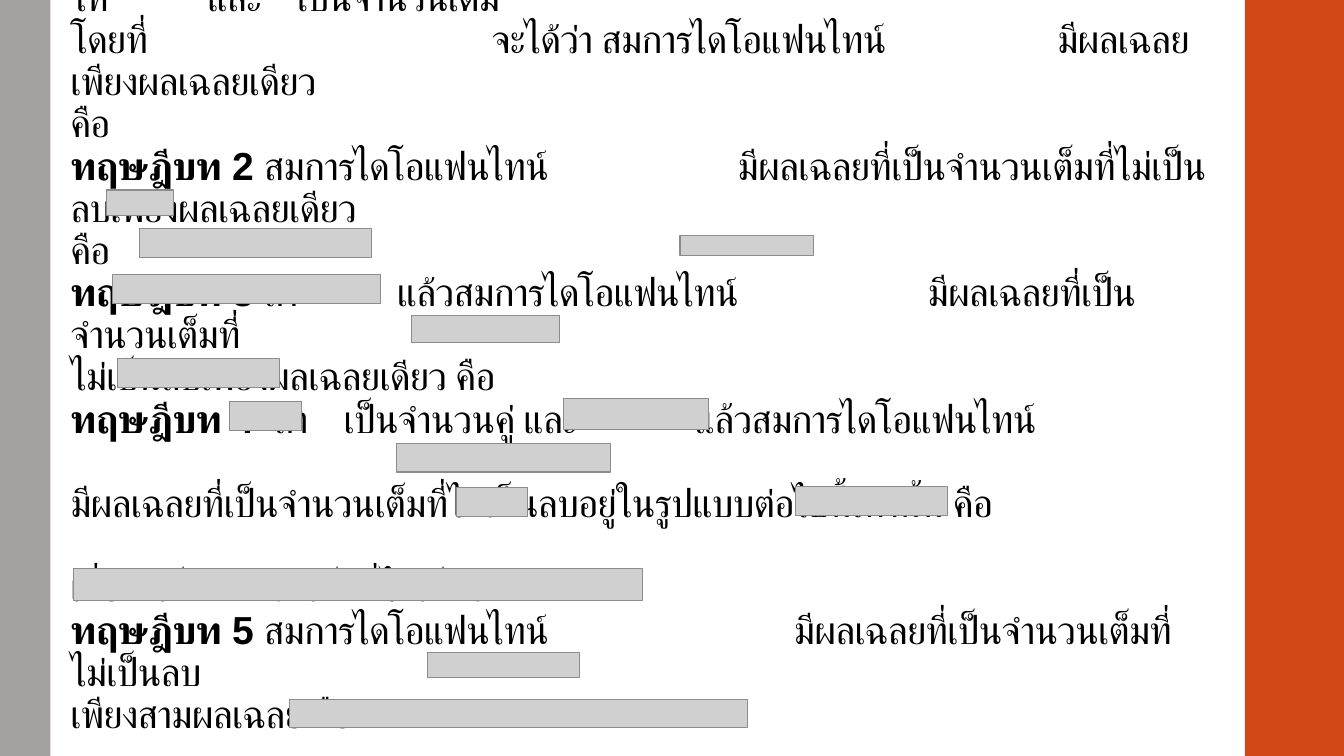
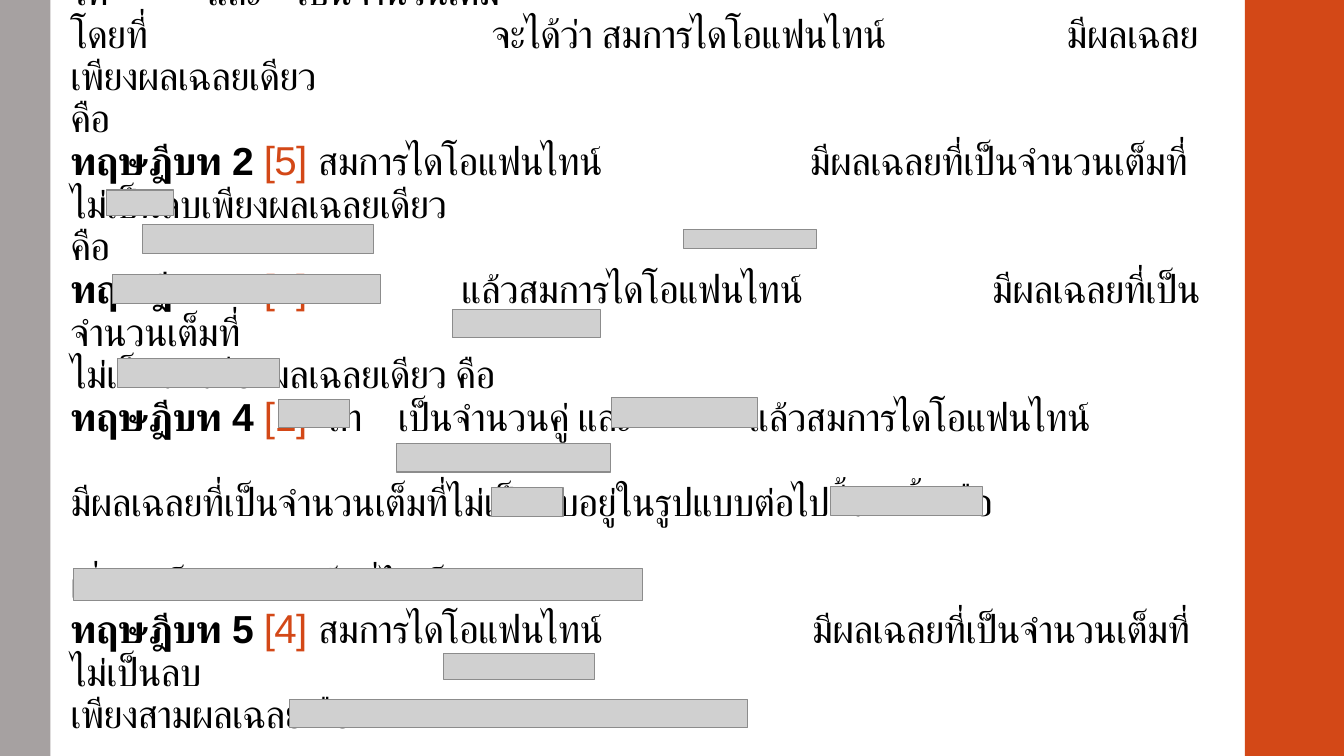
Before and after one commit to Chonthicha006/Seminar, a slide deck: slide 4 of Presentation1.pptx. Drawn at 1344x756 pixels with LibreOffice and Linux fonts; fonts in the diff are those of the drawing; grey boxes stand for pictures; background and template pictures are left out. Boxes give left, top, right and bottom in pixels: in the first picture for what was removed or moved away, otherwise in the second. Text is boxed around its words. In the diff, an @@ line names an element or a change of style, - is before the commit and + after.

```diff
--- a/Presentation1.pptx
+++ b/Presentation1.pptx
@@ title at (x1=70, y1=0, x2=1200, y2=739): text changed @@
-ทฤษฎีบท 1 (ข้อความคาดการณ์กาตาลัน)
-ให้ และ เป็นจำนวนเต็ม
-โดยที่ จะได้ว่า สมการไดโอแฟนไทน์ มีผลเฉลยเพียงผลเฉลยเดียว
-คือ
-ทฤษฎีบท 2 สมการไดโอแฟนไทน์ มีผลเฉลยที่เป็นจำนวนเต็มที่ไม่เป็นลบเพียงผลเฉลยเดียว
-คือ
-ทฤษฎีบท 3 ถ้า แล้วสมการไดโอแฟนไทน์ มีผลเฉลยที่เป็นจำนวนเต็มที่
-ไม่เป็นลบเพียงผลเฉลยเดียว คือ
-ทฤษฎีบท 4 ถ้า เป็นจำนวนคู่ และ แล้วสมการไดโอแฟนไทน์
-มีผลเฉลยที่เป็นจำนวนเต็มที่ไม่เป็นลบอยู่ในรูปแบบต่อไปนี้เท่านั้น คือ
-เมื่อ เป็นจำนวนเต็มที่ไม่เป็นลบ
-ทฤษฎีบท 5 สมการไดโอแฟนไทน์ มีผลเฉลยที่เป็นจำนวนเต็มที่ไม่เป็นลบ
-เพียงสามผลเฉลย คือ
+ทฤษฎีบท 1 [3] (ข้อความคาดการณ์กาตาลัน)
+ให้ และ เป็นจำนวนเต็ม
+โดยที่ จะได้ว่า สมการไดโอแฟนไทน์ มีผลเฉลยเพียงผลเฉลยเดียว
+คือ
+ทฤษฎีบท 2 [5] สมการไดโอแฟนไทน์ มีผลเฉลยที่เป็นจำนวนเต็มที่ไม่เป็นลบเพียงผลเฉลยเดียว
+คือ
+ทฤษฎีบท 3 [2] ถ้า แล้วสมการไดโอแฟนไทน์ มีผลเฉลยที่เป็นจำนวนเต็มที่
+ไม่เป็นลบเพียงผลเฉลยเดียว คือ
+ทฤษฎีบท 4 [1] ถ้า เป็นจำนวนคู่ และ แล้วสมการไดโอแฟนไทน์
+มีผลเฉลยที่เป็นจำนวนเต็มที่ไม่เป็นลบอยู่ในรูปแบบต่อไปนี้เท่านั้น คือ
+เมื่อ เป็นจำนวนเต็มที่ไม่เป็นลบ
+ทฤษฎีบท 5 [4] สมการไดโอแฟนไทน์ มีผลเฉลยที่เป็นจำนวนเต็มที่ไม่เป็นลบ
+เพียงสามผลเฉลย คือ
@@ picture moved from (x1=140, y1=229, x2=372, y2=257) to (x1=142, y1=225, x2=374, y2=253) @@
@@ picture moved from (x1=681, y1=236, x2=814, y2=255) to (x1=684, y1=230, x2=817, y2=249) @@
@@ picture moved from (x1=411, y1=316, x2=560, y2=343) to (x1=453, y1=310, x2=601, y2=337) @@
@@ picture moved from (x1=230, y1=402, x2=301, y2=431) to (x1=278, y1=399, x2=350, y2=427) @@
@@ picture moved from (x1=564, y1=398, x2=709, y2=429) to (x1=612, y1=397, x2=757, y2=427) @@
@@ picture moved from (x1=457, y1=488, x2=528, y2=516) to (x1=492, y1=488, x2=564, y2=516) @@
@@ picture moved from (x1=796, y1=487, x2=948, y2=516) to (x1=831, y1=487, x2=983, y2=516) @@
@@ picture moved from (x1=427, y1=652, x2=579, y2=679) to (x1=444, y1=653, x2=595, y2=680) @@
```
Also in this commit, not shown: 2 slides added.
